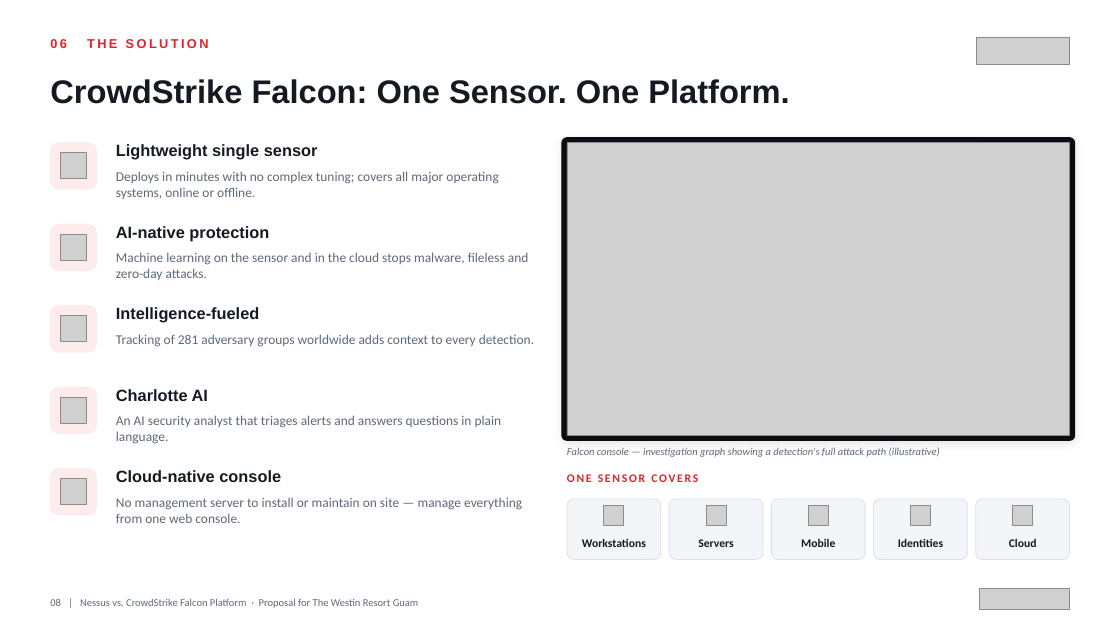
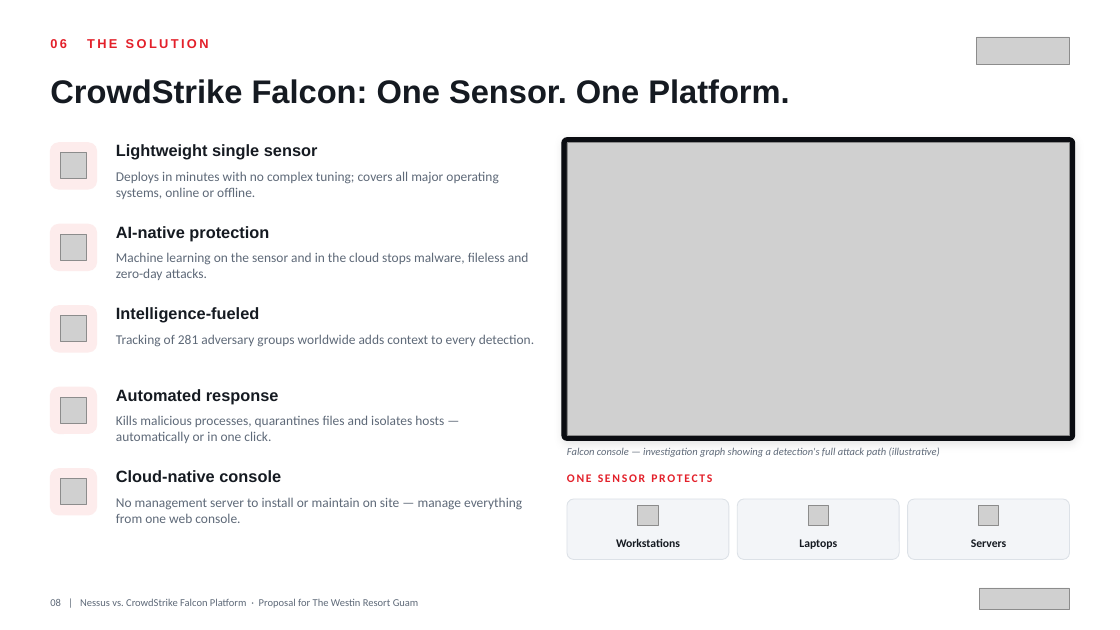
Before and after one commit to BigLee-Creator/Recommendations, a slide deck: slide 8 of ENG._Nessus_vs_CrowdStrike_Falcon_Proposal_for_Westin_Resort_Guam_SECUKOREA.pptx. Drawn at 1120x630 pixels with LibreOffice and Linux fonts; fonts in the diff are those of the drawing; grey boxes stand for pictures. Boxes give left, top, right and bottom in pixels: in the first picture for what was removed or moved away, otherwise in the second. Text is boxed around its words. In the diff, an @@ line names an element or a change of style, - is before the commit and + after.

```diff
--- a/ENG._Nessus_vs_CrowdStrike_Falcon_Proposal_for_Westin_Resort_Guam_SECUKOREA.pptx
+++ b/ENG._Nessus_vs_CrowdStrike_Falcon_Proposal_for_Westin_Resort_Guam_SECUKOREA.pptx
@@ text at box(116, 389, 279, 404): text changed @@
-Charlotte AI
+Automated response
@@ text at box(116, 415, 444, 443): text changed @@
-An AI security analyst that triages alerts and answers questions in plain language.
+Kills malicious processes, quarantines files and isolates hosts — automatically or in one click.
@@ text at box(567, 474, 712, 482): text changed @@
-ONE SENSOR COVERS
+ONE SENSOR PROTECTS
@@ rounded rectangle: place and size @@
-rounded rectangle at box(567, 499, 661, 560)
+rounded rectangle at box(567, 499, 729, 560)
@@ picture: place and size @@
-picture at box(604, 506, 624, 526)
+picture at box(638, 506, 658, 526)
@@ rounded rectangle: place and size @@
-rounded rectangle at box(771, 499, 865, 560)
+rounded rectangle at box(738, 499, 900, 560)
@@ rounded rectangle removed at box(874, 499, 968, 560) @@
@@ rounded rectangle: place and size @@
-rounded rectangle at box(670, 499, 764, 560)
+rounded rectangle at box(908, 499, 1070, 560)
@@ picture removed at box(911, 506, 931, 526) @@
@@ rounded rectangle removed at box(976, 499, 1070, 560) @@
@@ picture: place and size @@
-picture at box(706, 506, 726, 526)
+picture at box(979, 506, 999, 526)
@@ picture removed at box(1012, 506, 1033, 526) @@
@@ text "Workstations": place and size @@
-text "Workstations" at box(582, 538, 646, 547)
+text "Workstations" at box(616, 538, 680, 547)
@@ text at box(799, 539, 837, 549): text changed @@
-Mobile
+Laptops
@@ text removed at box(898, 539, 943, 547) @@
-Identities
@@ text "Servers": place and size @@
-text "Servers" at box(698, 539, 733, 547)
+text "Servers" at box(971, 539, 1006, 547)
@@ text removed at box(1009, 539, 1037, 547) @@
-Cloud
```
Also in this commit, not shown: 12 other slides changed, 1 slide removed.
